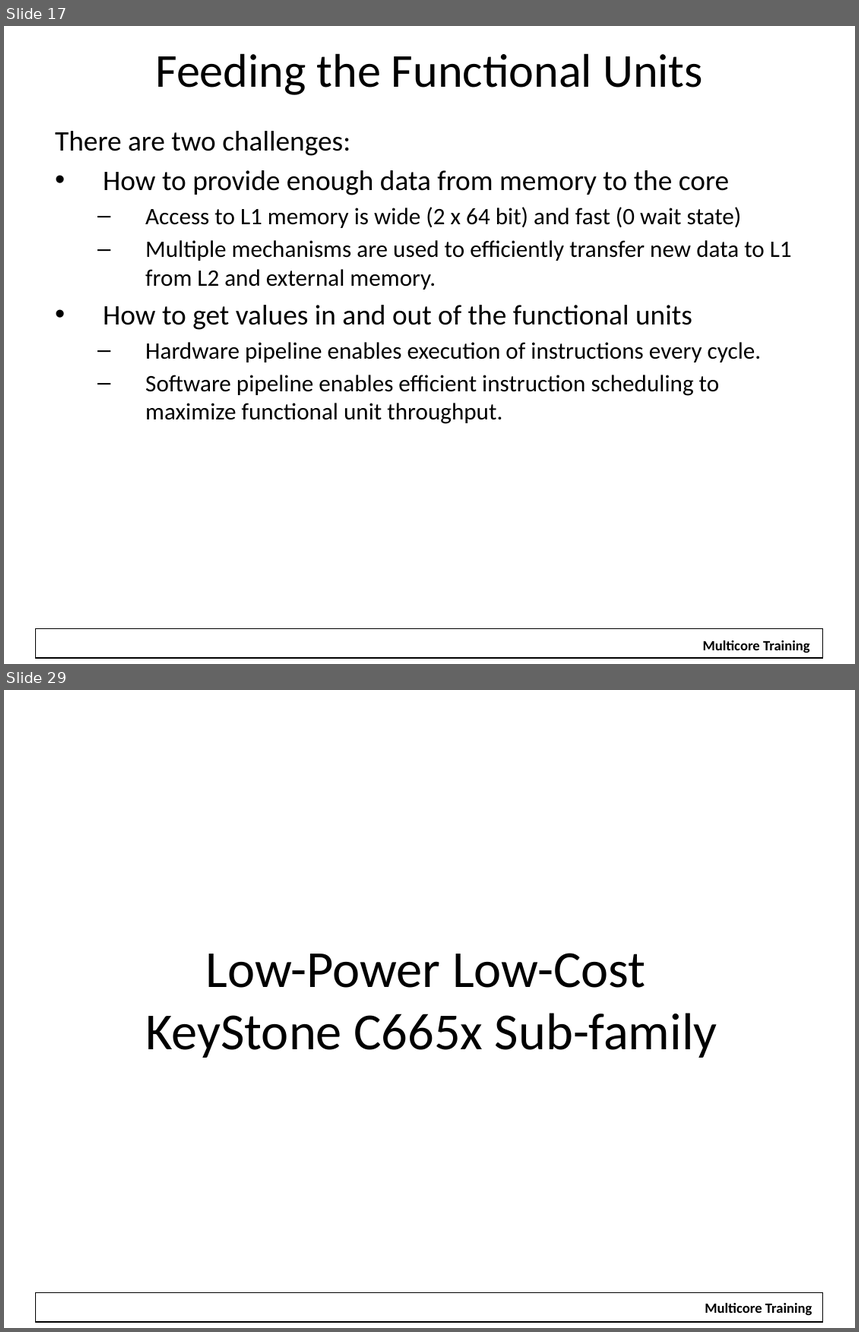
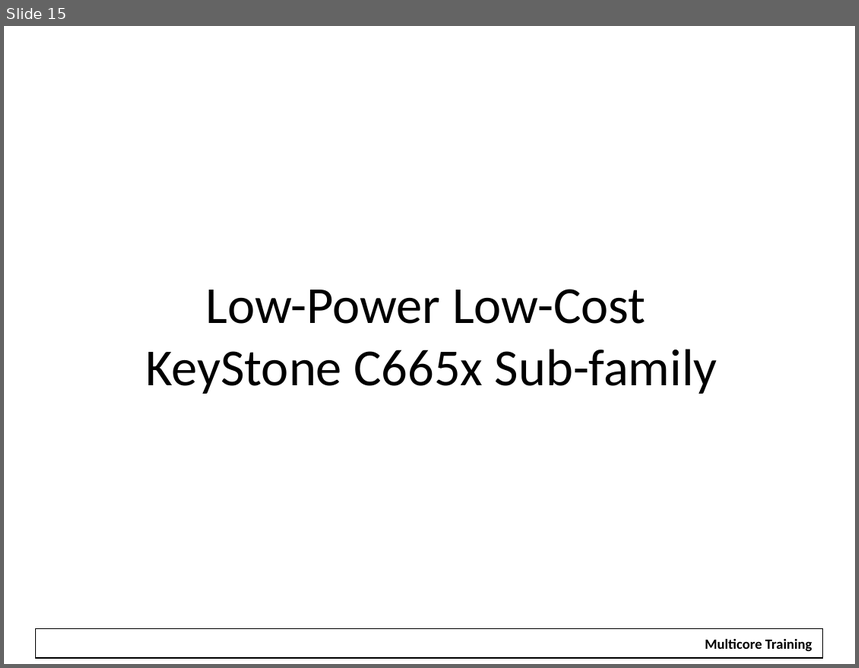
Before and after one commit to hari1989/keystone-workshop, a slide deck: slides/KeyStone Overview.pptx. Shown one above the other, each under a label of ours: slides 17 and 29 before the commit, slide 15 after it; the slides between them are not shown. The pictures are 859x1332 and 859x668 pixels, drawn with LibreOffice and Linux fonts; fonts in the diff are those of the drawing; background and template pictures are left out. Boxes give left, top, right and bottom in pixels: in the first picture for what was removed or moved away, otherwise in the second. Text is boxed around its words. In the diff, an @@ line names an element or a change of style, - is before the commit and + after.

```diff
--- a/slides/KeyStone Overview.pptx
+++ b/slides/KeyStone Overview.pptx
@@ slide 17 removed at <box>4,26,855,664</box>, background #FFFFFF; not listed: 1 template element that a slide beside it also shows @@
@@ title removed at <box>155,53,703,95</box> @@
-Feeding the Functional Units
@@ text removed at <box>55,131,792,424</box> @@
-There are two challenges:
-• How to provide enough data from memory to the core
-  – Access to L1 memory is wide (2 x 64 bit) and fast (0 wait state)
-  – Multiple mechanisms are used to efficiently transfer new data to L1 from L2 and external memory.
-• How to get values in and out of the functional units
-  – Hardware pipeline enables execution of instructions every cycle.
-  – Software pipeline enables efficient instruction scheduling to maximize functional unit throughput.
@@ rectangle removed at <box>693,633,819,655</box> @@
-Multicore Training
@@ what was slide 29 is now slide 15 @@
```
Also in this commit, not shown: 13 other slides removed.
